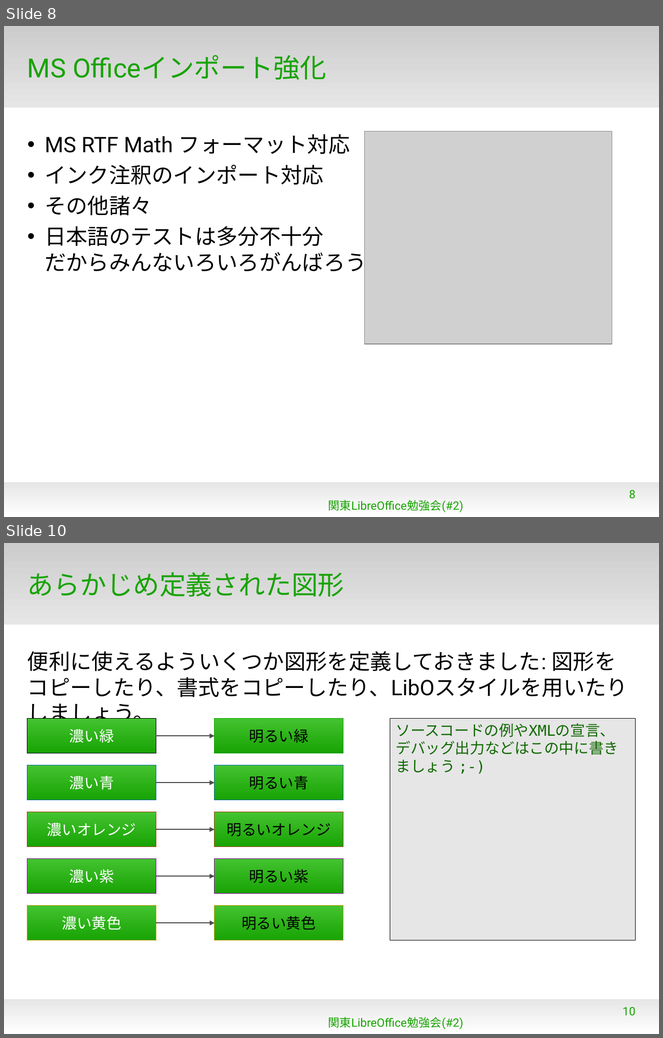
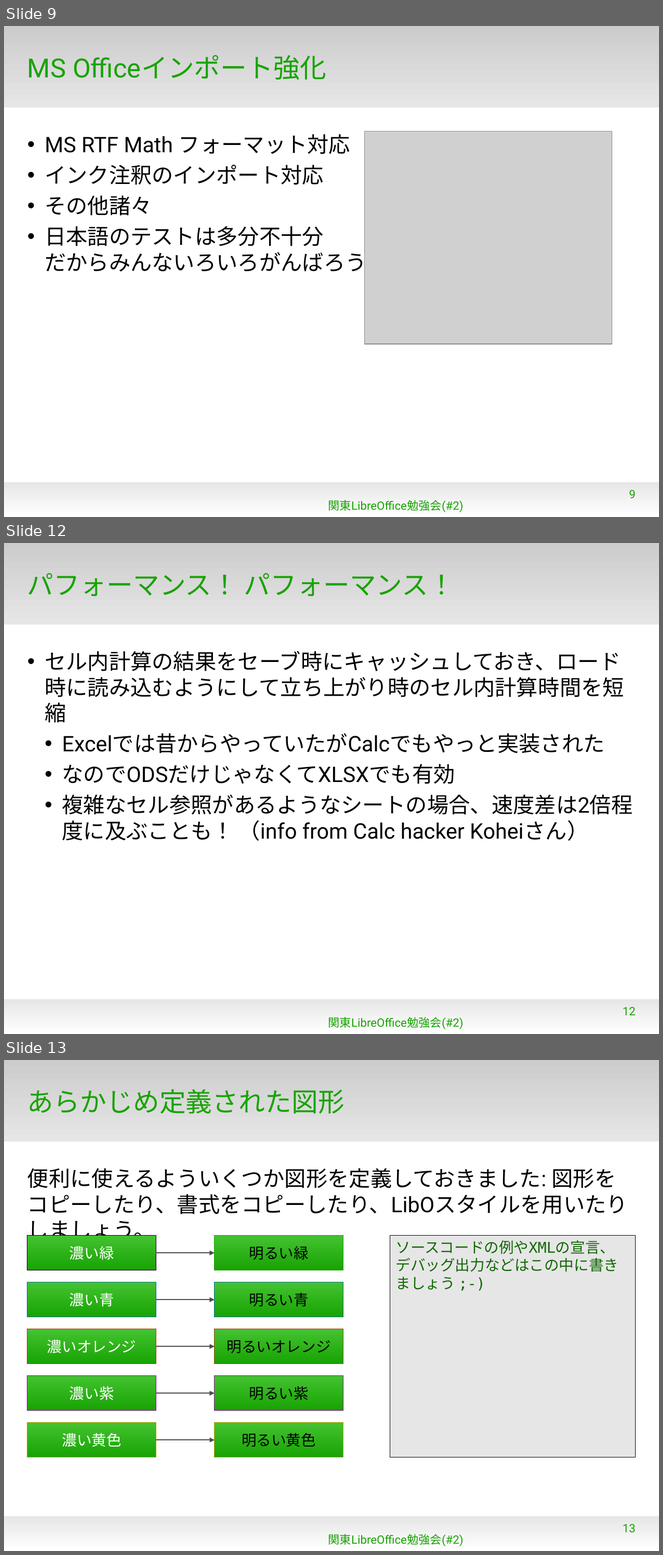
Before and after one commit to naruoga/KantoLibreOffice, a slide deck: Jan2013/WhatsNew4-0.odp. Shown one above the other, each under a label of ours: slides 8 and 10 before the commit, slides 9, 12 and 13 after it; the slides between them are not shown. The pictures are 663x1038 and 663x1555 pixels, drawn with LibreOffice and Linux fonts; fonts in the diff are those of the drawing; grey boxes stand for pictures; background and template pictures are left out. Boxes give left, top, right and bottom in pixels: in the first picture for what was removed or moved away, otherwise in the second. Text is boxed around its words. In the diff, an @@ line names an element or a change of style, - is before the commit and + after.

```diff
--- a/Jan2013/WhatsNew4-0.odp
+++ b/Jan2013/WhatsNew4-0.odp
@@ slide 12 added at (4, 543, 659, 1034), background #FFFFFF; not listed: 2 template elements that a slide beside it also shows @@
@@ title added at (27, 573, 455, 596), 32 pt, text #18A303 @@
+パフォーマンス！ パフォーマンス！
@@ text added at (45, 651, 633, 841), 26 pt, text #000000 @@
+• セル内計算の結果をセーブ時にキャッシュしておき、ロード時に読み込むようにして立ち上がり時のセル内計算時間を短縮
+  • Excelでは昔からやっていたがCalcでもやっと実装された
+  • なのでODSだけじゃなくてXLSXでも有効
+  • 複雑なセル参照があるようなシートの場合、速度差は2倍程度に及ぶことも！ （info from Calc hacker Koheiさん）
@@ page number added at (623, 1007, 636, 1016), 14 pt, text #18A303 @@
+12
@@ text added at (328, 1017, 464, 1030), 14 pt, text #18A303 @@
+関東LibreOffice勉強会(#2)
@@ what was slide 8 is now slide 9 @@
@@ page number at (629, 490, 635, 499): text changed @@
-8
+9
@@ what was slide 10 is now slide 13 @@
@@ page number at (623, 1524, 636, 1533): text changed @@
-10
+13
```
Also in this commit, not shown: 3 slides changed, 2 other slides added.
